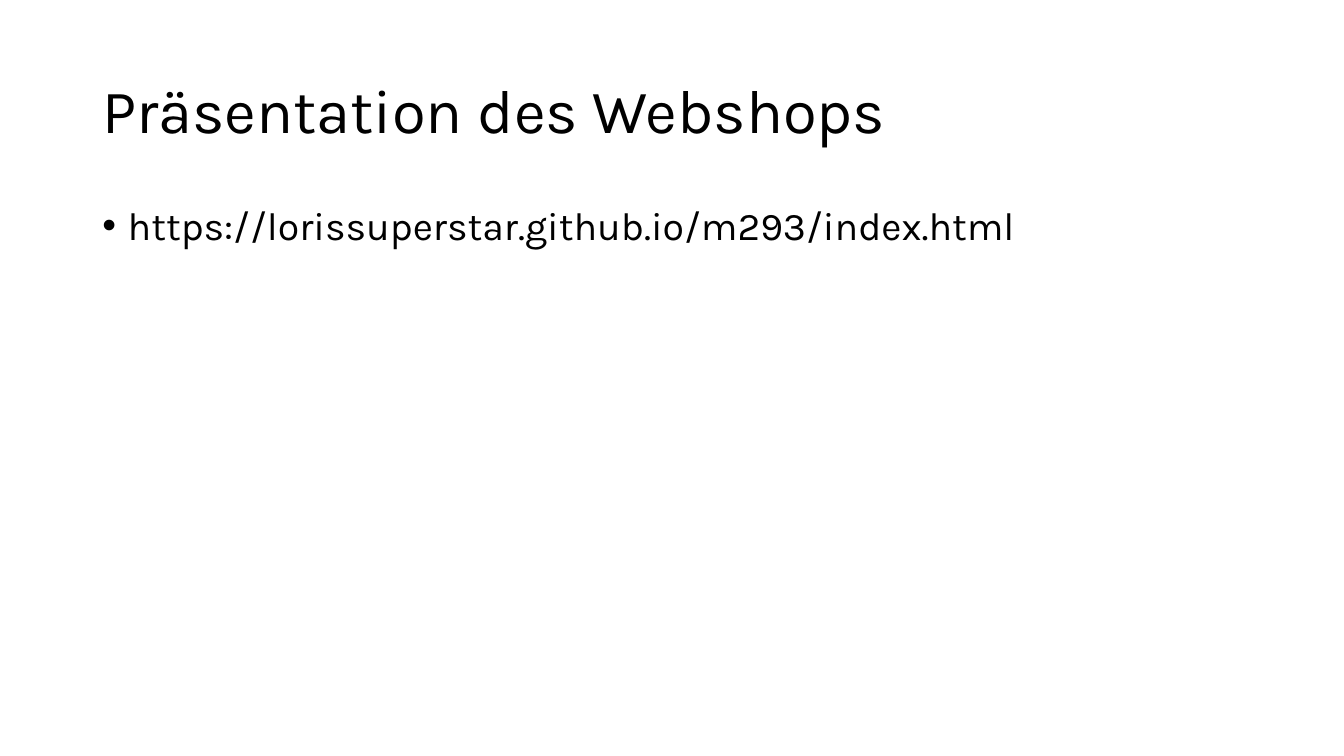
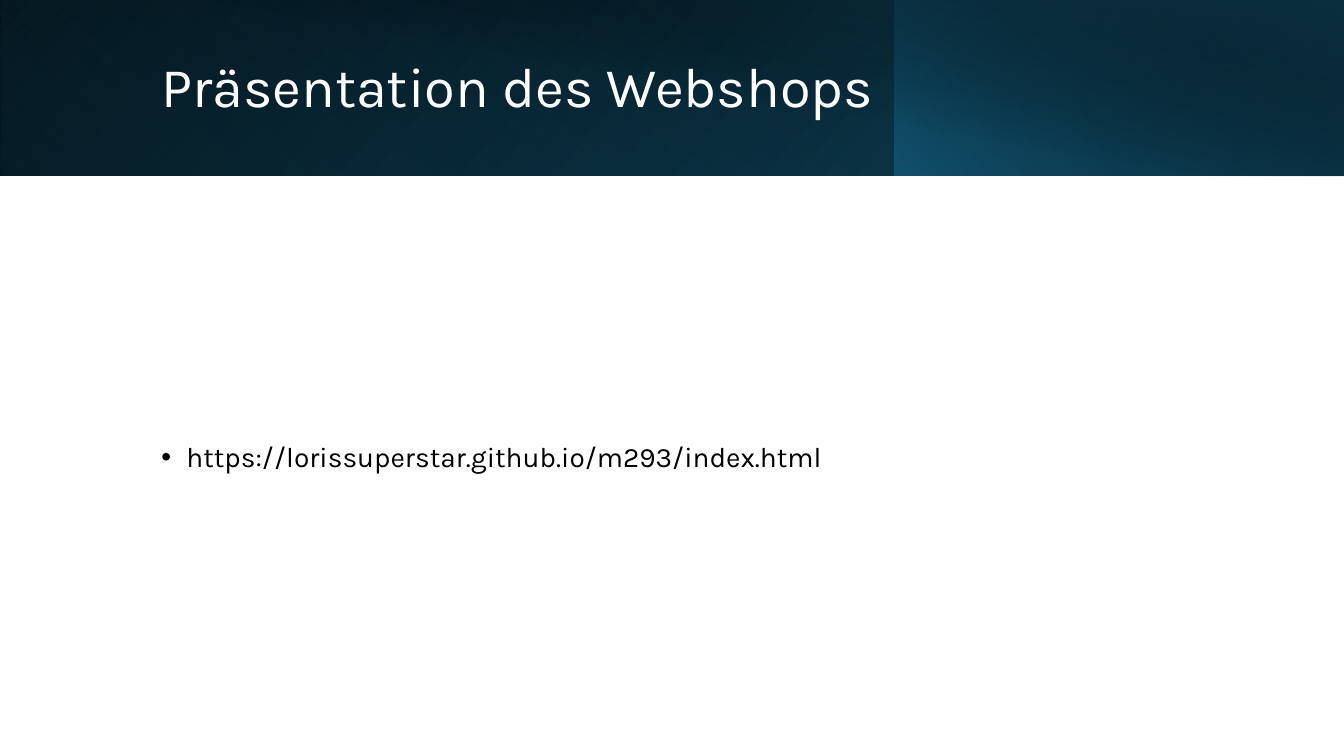
Before and after one commit to LorisSuperstar/m293, a slide deck: slide 4 of LB2/LB2.pptx. Drawn at 1344x756 pixels with LibreOffice and Linux fonts; fonts in the diff are those of the drawing. Boxes give left, top, right and bottom in pixels: in the first picture for what was removed or moved away, otherwise in the second. Text is boxed around its words. In the diff, an @@ line names an element or a change of style, - is before the commit and + after.

```diff
--- a/LB2/LB2.pptx
+++ b/LB2/LB2.pptx
@@ rectangle added at (0,0,1344,175), fill gradient #000000 to #104862 @@
@@ rectangle added at (0,0,895,175), fill gradient #156082 to #0B3041 @@
@@ rectangle added at (50,0,1344,176), fill gradient #000000 to #0B3041 @@
@@ rectangle added at (894,0,1344,175), fill gradient #156082 to #000000 @@
@@ title "Präsentation des Webshops": place and size @@
-title "Präsentation des Webshops" at (102,90,886,148)
+title "Präsentation des Webshops" at (161,68,873,120)
@@ title "Präsentation des Webshops" at (161,68,873,120): size 44 to 40 pt, text colour #000000 to #FFFFFF @@
@@ text "https://lorissuperstar.github.io/m293/index.html": place and size @@
-text "https://lorissuperstar.github.io/m293/index.html" at (128,211,1015,250)
+text "https://lorissuperstar.github.io/m293/index.html" at (186,446,821,474)
@@ text "https://lorissuperstar.github.io/m293/index.html" at (186,446,821,474): size 28 to 20 pt; vertical alignment top to middle @@
```
Also in this commit, not shown: 3 other slides changed, 1 slide added, 1 other file.
